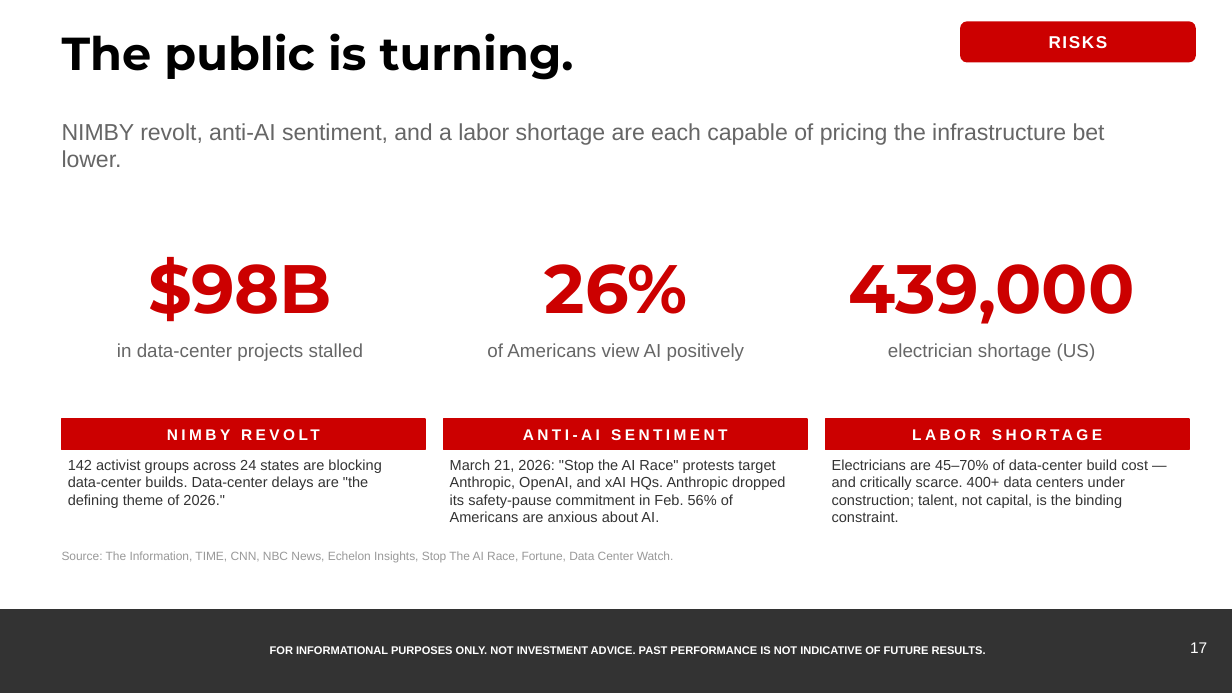
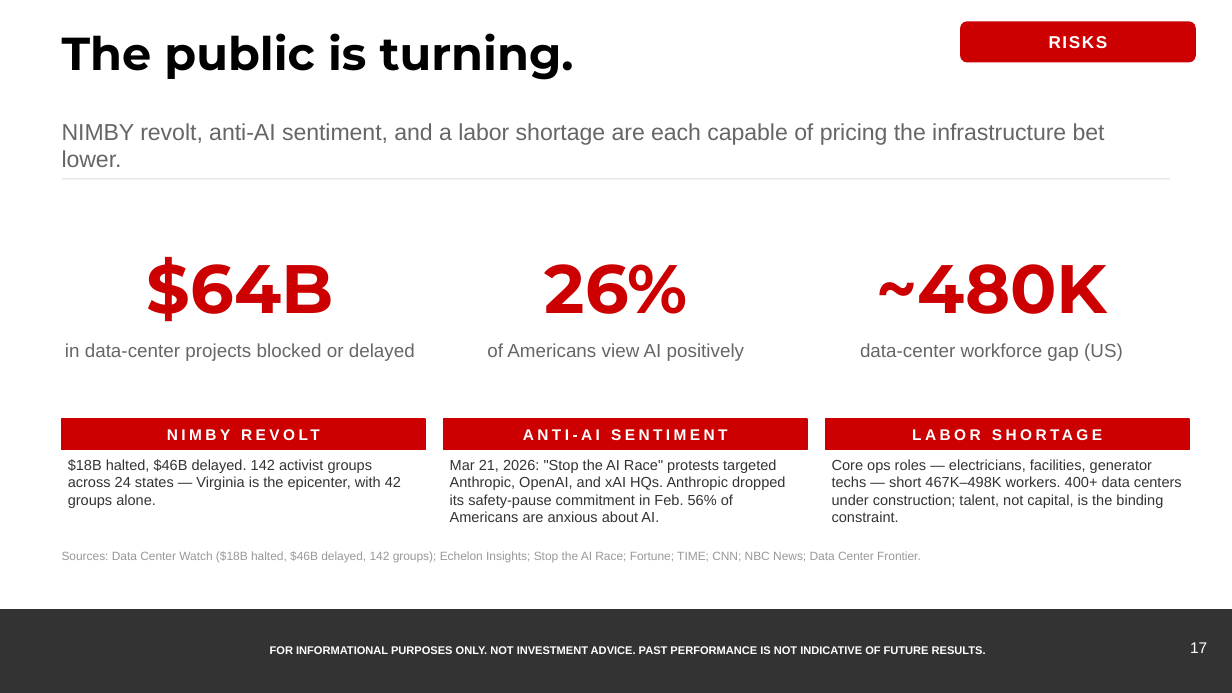
Before and after one commit to samuelcmcclellan-cell/ai-markets-deck, a slide deck: slide 17 of ai-markets-deck.pptx. Drawn at 1232x693 pixels with LibreOffice and Linux fonts; fonts in the diff are those of the drawing. Boxes give left, top, right and bottom in pixels: in the first picture for what was removed or moved away, otherwise in the second. Text is boxed around its words. In the diff, an @@ line names an element or a change of style, - is before the commit and + after.

```diff
--- a/ai-markets-deck.pptx
+++ b/ai-markets-deck.pptx
@@ line added from (62, 179) to (1170, 179), #E5E5E5 0.75 pt @@
@@ text at [147,257,334,322]: text changed @@
-$98B
+$64B
@@ text at [876,264,1107,314]: text changed @@
-439,000
+~480K
@@ text at [65,343,415,361]: text changed @@
-in data-center projects stalled
+in data-center projects blocked or delayed
@@ text at [860,343,1123,361]: text changed @@
-electrician shortage (US)
+data-center workforce gap (US)
@@ text at [68,459,401,508]: text changed @@
-142 activist groups across 24 states are blocking data-center builds. Data-center delays are "the defining theme of 2026."
+$18B halted, $46B delayed. 142 activist groups across 24 states — Virginia is the epicenter, with 42 groups alone.
@@ text at [450,459,785,522]: text changed @@
-March 21, 2026: "Stop the AI Race" protests target Anthropic, OpenAI, and xAI HQs. Anthropic dropped its safety-pause commitment in Feb. 56% of Americans are anxious about AI.
+Mar 21, 2026: "Stop the AI Race" protests targeted Anthropic, OpenAI, and xAI HQs. Anthropic dropped its safety-pause commitment in Feb. 56% of Americans are anxious about AI.
@@ text at [832,459,1182,522]: text changed @@
-Electricians are 45–70% of data-center build cost — and critically scarce. 400+ data centers under construction; talent, not capital, is the binding constraint.
+Core ops roles — electricians, facilities, generator techs — short 467K–498K workers. 400+ data centers under construction; talent, not capital, is the binding constraint.
@@ text at [62,551,921,562]: text changed @@
-Source: The Information, TIME, CNN, NBC News, Echelon Insights, Stop The AI Race, Fortune, Data Center Watch.
+Sources: Data Center Watch ($18B halted, $46B delayed, 142 groups); Echelon Insights; Stop the AI Race; Fortune; TIME; CNN; NBC News; Data Center Frontier.
```
Also in this commit, not shown: 20 other slides changed, 23 other files.
